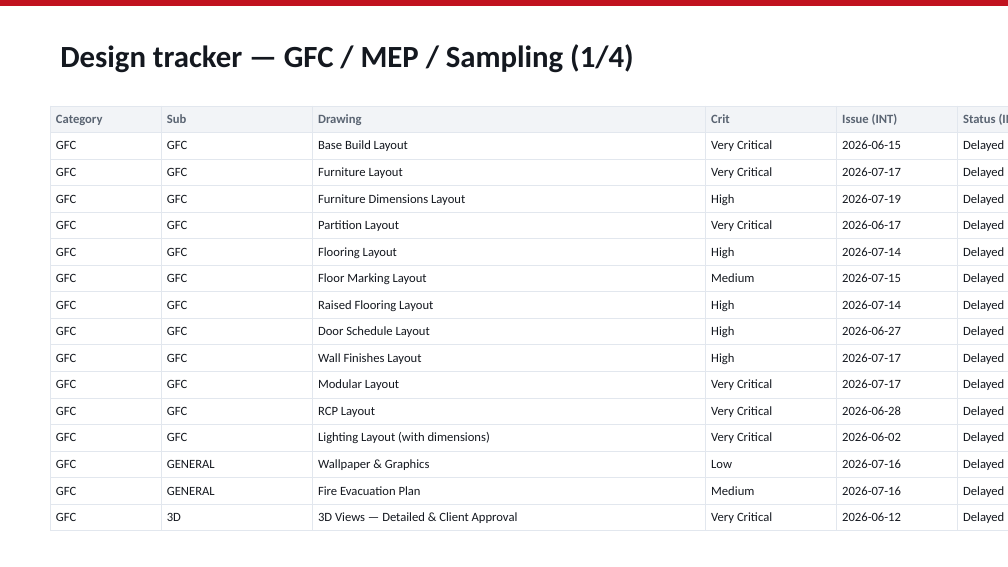
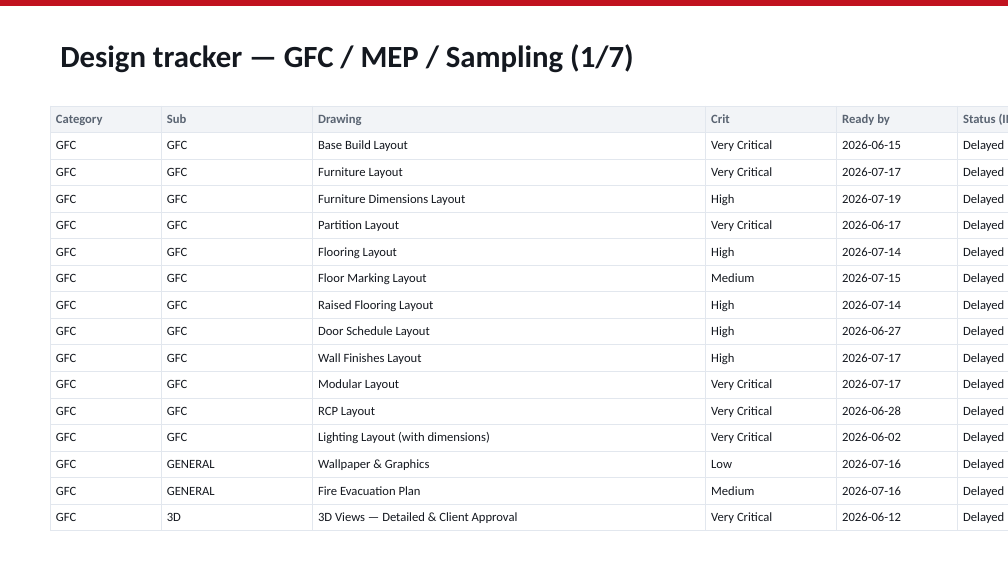
Before and after one commit to aayushdhoot/Planning-Engine, a slide deck: slide 9 of sample-output/skf-pune-internal-deck.pptx. Drawn at 1008x567 pixels with LibreOffice and Linux fonts; fonts in the diff are those of the drawing. Boxes give left, top, right and bottom in pixels: in the first picture for what was removed or moved away, otherwise in the second. Text is boxed around its words. In the diff, an @@ line names an element or a change of style, - is before the commit and + after.

```diff
--- a/sample-output/skf-pune-internal-deck.pptx
+++ b/sample-output/skf-pune-internal-deck.pptx
@@ text at box(60, 44, 634, 73): text changed @@
-Design tracker — GFC / MEP / Sampling (1/4)
+Design tracker — GFC / MEP / Sampling (1/7)
@@ table at box(50, 106, 1008, 527) @@
-row 1, column 5: Issue (INT)
+row 1, column 5: Ready by
-row 1, column 7: Approval
+row 1, column 7: Approval by
```
Also in this commit, not shown: 10 other slides changed, 7 slides added, 32 other files.
